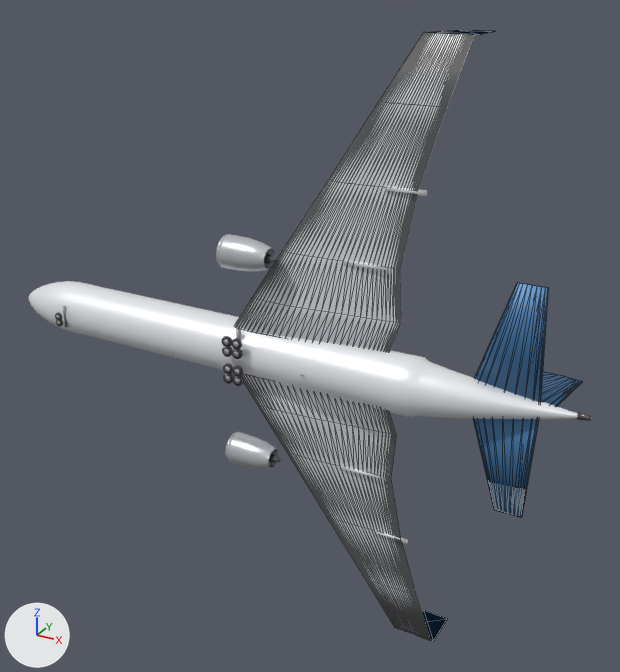
Renders of the glTF model public/models/a350-900.glb from each side of a commit.
Rendered twice from a 50 mm lens placed at (44.5, -70.4, 38.1), pointed at (3.4, 4.4, 0.7). The lights are fixed; the arrows at lower left show +X, +Y and +Z. The first picture is the older version. Mesh edges are drawn as thin lines on the coarser meshes. Where no turn or scale is listed for an object, it has been applied to the vertices.

The older version as bpy lines, for what is in view:
```python
me_hstab_l = bpy.data.meshes.new('HStab_L')
me_hstab_l.from_pydata(...)  # 40 vertices, 76 faces; spans x 22.38..29.39, y 0.66..1.36, z -11.98..0.0
me_hstab_l.materials.append(mat_hd_tail)  # blue #4277a7
me_hstab_r = bpy.data.meshes.new('HStab_R')
me_hstab_r.from_pydata(...)  # 40 vertices, 76 faces; spans x 22.38..29.39, y 0.66..1.36, z 0.0..11.98
me_hstab_r.materials.append(mat_hd_tail)  # blue #4277a7
me_nacelle_1_0 = bpy.data.meshes.new('Nacelle_1_0')
me_nacelle_1_0.from_pydata(...)  # 392 vertices, 672 faces; spans x -2.59..2.51, y -3.98..-0.56, z 9.62..13.04
me_nacelle_1_0.materials.append(mat_hd_nacelle)  # light grey #d4dadf
ob_hstab_l = bpy.data.objects.new('HStab_L', me_hstab_l)
ob_hstab_l.location = (0.0, 0.0, 0.0)
ob_hstab_r = bpy.data.objects.new('HStab_R', me_hstab_r)
ob_hstab_r.location = (0.0, 0.0, 0.0)
ob_nacelle_1_0 = bpy.data.objects.new('Nacelle_1_0', me_nacelle_1_0)
ob_nacelle_1_0.location = (0.0, 0.0, 0.0)
# also in view: 'Nacelle_-1_0' at (0.0, -2.3, -11.3); 'Fuselage' at (0.0, 0.0, 0.0); 'Fin' at (25.8, 5.2, 0.0); 'Wing_L' at (8.6, 0.6, -17.5); 'Wing_R' at (8.6, 0.6, 17.5)
```
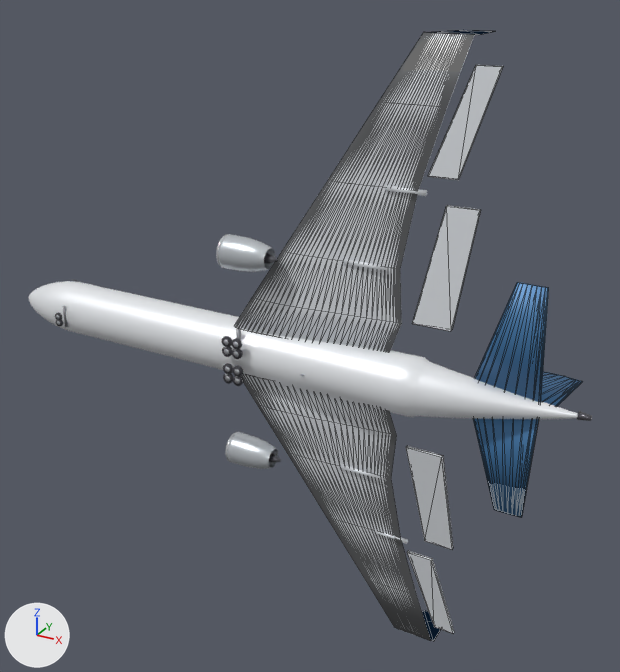
What changed in the scene script:
```text
Add me_aileron_r:
    me_aileron_r.from_pydata([(-1.68, -0.29, -4.77), (1.68, 0.63, 4.77), (3.9, 0.63, 4.77), (1.1, -0.29, -4.77), (-1.68, -0.63, -4.77), (1.68, 0.29, 4.77), (3.9, 0.29, 4.77), (1.1, -0.63, -4.77)], [], [(0, 1, 2), (0, 2, 3), (7, 6, 5), (7, 5, 4), (0, 4, 5), (0, 5, 1), (1, 5, 6), (1, 6, 2), (2, 6, 7), (2, 7, 3), (3, 7, 4), (3, 4, 0)])
    me_aileron_r.materials.append(mat_hd_wing)  # white #eaedf2
Add me_flap_r:
    me_flap_r.from_pydata([(-1.11, -0.37, -5.66), (1.11, 0.72, 5.66), (4.16, 0.72, 5.66), (2.71, -0.37, -5.66), (-1.11, -0.72, -5.66), (1.11, 0.37, 5.66), (4.16, 0.37, 5.66), (2.71, -0.72, -5.66)], [], [(0, 1, 2), (0, 2, 3), (7, 6, 5), (7, 5, 4), (0, 4, 5), (0, 5, 1), (1, 5, 6), (1, 6, 2), (2, 6, 7), (2, 7, 3), (3, 7, 4), (3, 4, 0)])
    me_flap_r.materials.append(mat_hd_wing)  # white #eaedf2
Add me_aileron_l:
    me_aileron_l.from_pydata([(-1.68, -0.29, 4.77), (1.68, 0.63, -4.77), (3.9, 0.63, -4.77), (1.1, -0.29, 4.77), (-1.68, -0.63, 4.77), (1.68, 0.29, -4.77), (3.9, 0.29, -4.77), (1.1, -0.63, 4.77)], [], [(0, 3, 2), (0, 2, 1), (7, 4, 5), (7, 5, 6), (0, 1, 5), (0, 5, 4), (1, 2, 6), (1, 6, 5), (2, 3, 7), (2, 7, 6), (3, 0, 4), (3, 4, 7)])
    me_aileron_l.materials.append(mat_hd_wing)  # white #eaedf2
Add me_flap_l:
    me_flap_l.from_pydata([(-1.11, -0.37, 5.66), (1.11, 0.72, -5.66), (4.16, 0.72, -5.66), (2.71, -0.37, 5.66), (-1.11, -0.72, 5.66), (1.11, 0.37, -5.66), (4.16, 0.37, -5.66), (2.71, -0.72, 5.66)], [], [(0, 3, 2), (0, 2, 1), (7, 4, 5), (7, 5, 6), (0, 1, 5), (0, 5, 4), (1, 2, 6), (1, 6, 5), (2, 3, 7), (2, 7, 6), (3, 0, 4), (3, 4, 7)])
    me_flap_l.materials.append(mat_hd_wing)  # white #eaedf2
Add ob_aileron_r:
    ob_aileron_r = bpy.data.objects.new('Aileron_R', me_aileron_r)
    ob_aileron_r.location = (18.9, 1.5, 25.2)
Add ob_flap_r:
    ob_flap_r = bpy.data.objects.new('Flap_R', me_flap_r)
    ob_flap_r.location = (18.1, 0.3, 12.4)
Add ob_aileron_l:
    ob_aileron_l = bpy.data.objects.new('Aileron_L', me_aileron_l)
    ob_aileron_l.location = (18.9, 1.5, -25.2)
Add ob_flap_l:
    ob_flap_l = bpy.data.objects.new('Flap_L', me_flap_l)
    ob_flap_l.location = (18.1, 0.3, -12.4)
```

Where the change shows, as pixel boxes (x1, y1, x2, y2) in the pictures (620 x 672 px):
'Flap_R', added: after (412, 205, 481, 331)
'Aileron_R', added: after (428, 65, 503, 180)
'Flap_L', added: after (406, 446, 453, 549)
'Aileron_L', added: after (407, 551, 454, 633)
